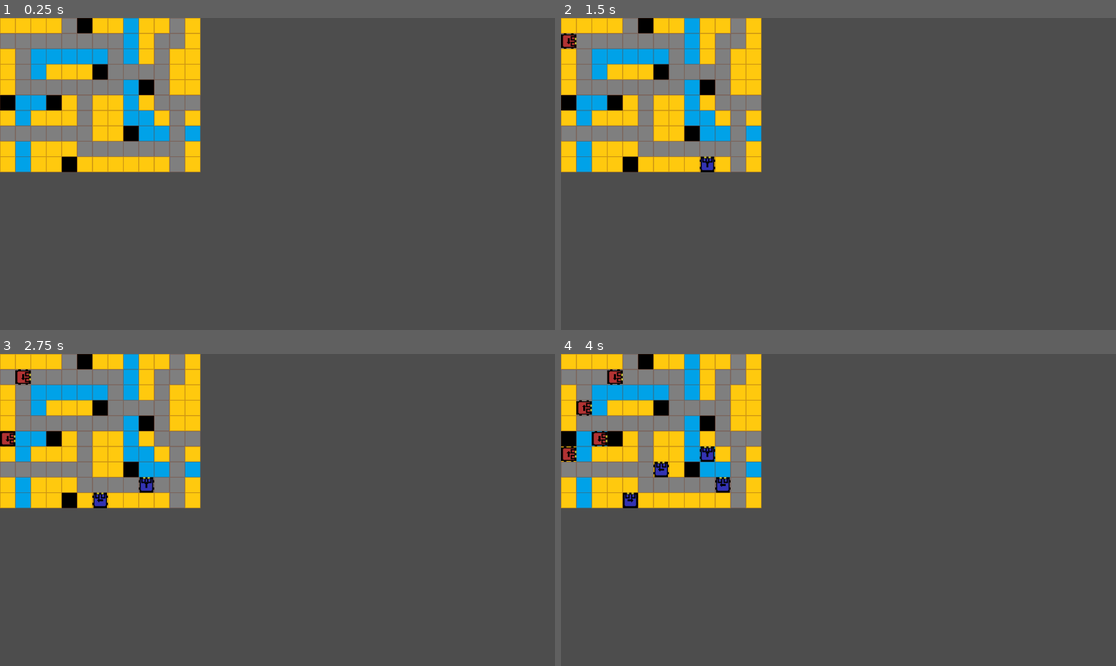
Above: before the commit, frames 1-4 (two rows, left to right).
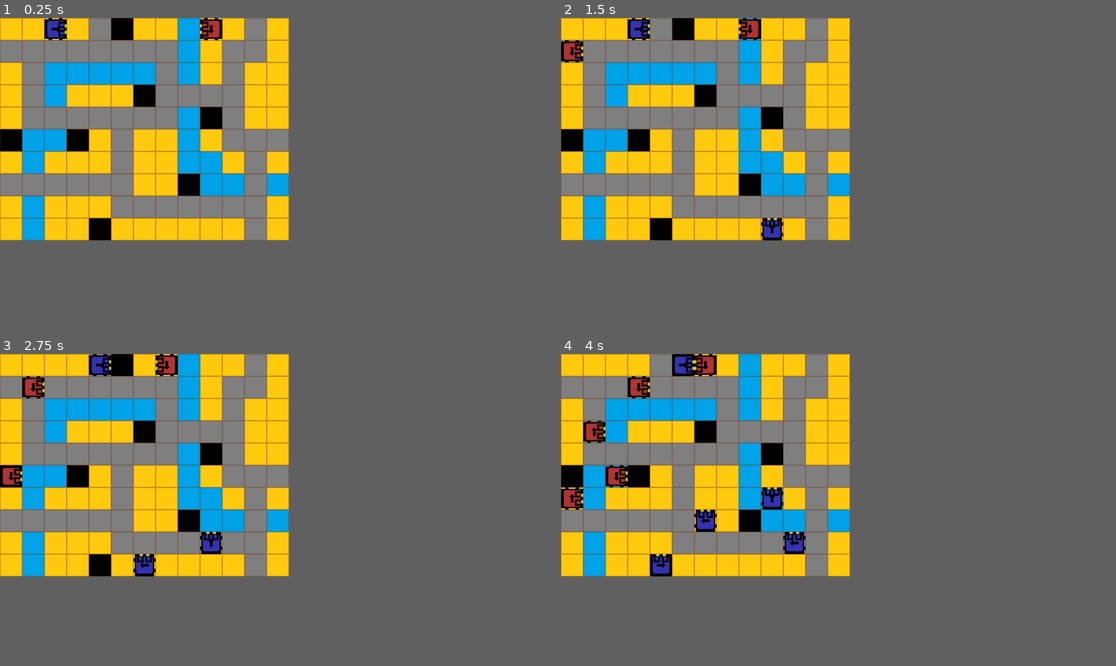
Above: after the commit, the same moments.

Repository: jelcofdice/MarchingBeat
Game: Godot game, scene res://Map.tscn
The game is run twice, just before and just after one commit, with the same random seed, the same clock (stepped at 60 frames per second) and the same inputs.
Inputs:
- Up to frame 1 (0.25 s): no input
- Up to frame 2 (1.5 s): tap Enter at 0.5 s; tap Space at 1.25 s
- Up to frame 3 (2.75 s): no input
- Up to frame 4 (4 s): tap Enter at 2.75 s; tap Space at 3.5 s
In our replay, the window is 799x449 before the commit and 416x320 after it. These sizes can differ from the game's own. Grey fills any space a smaller window leaves; there, only what the larger window draws over its background counts as a difference.

The runs differ from the first frame. In frame 1, 32% of the frame differs, in the area x 0-53%, y 0-72%; in frame 2, 33%; in frame 3, 33%; in frame 4, 33%.

Commit message:
feat: Units adjacent and facing each other now block each other

Diff:
--- a/Grid.gd
+++ b/Grid.gd
@@ -64,7 +64,11 @@
 
 		# TODO: Units blocked by terrain
 
-	# TODO: Special handling of case of units running through each other
+		# Special case: If two units are about to walk through each other, block them both
+		for unit2 in move_statuses:
+			if unit != unit2 and desired == unit2.pos and unit2.next_pos() == unit.pos:
+				move_statuses[unit] = _status.BLOCKED
+
 
 	# Now we can mark all non-moving units as blocking
 	for unit in move_statuses:
--- a/Map.gd
+++ b/Map.gd
@@ -5,9 +5,10 @@
 
 @onready var packedUnit = preload("res://Unit.tscn")
 
-# Called when the node enters the scene tree for the first time.
 func _ready():
 	SignalBus.beat.connect(_on_beat)
+	get_viewport().size = size * tile_size
+	_set_init_state()
 
 func _on_beat_timeout():
 	SignalBus.beat.emit()
@@ -24,3 +25,16 @@
 	unit.set_starting(Vector2i(0, randi() % size.y), Vector2i.RIGHT, randi() % 4, 1)
 	unit.bearing = unit.facing
 	add_child(unit)
+
+func _set_init_state():
+	var unit: Unit = packedUnit.instantiate()
+	unit.configure(tile_size)
+	unit.set_starting(Vector2i(2, 0), Vector2i.RIGHT, randi() % 4, 0)
+	unit.bearing = unit.facing
+	add_child(unit)
+
+	unit = packedUnit.instantiate()
+	unit.configure(tile_size)
+	unit.set_starting(Vector2i(9, 0), Vector2i.LEFT, randi() % 4, 1)
+	unit.bearing = unit.facing
+	add_child(unit)
